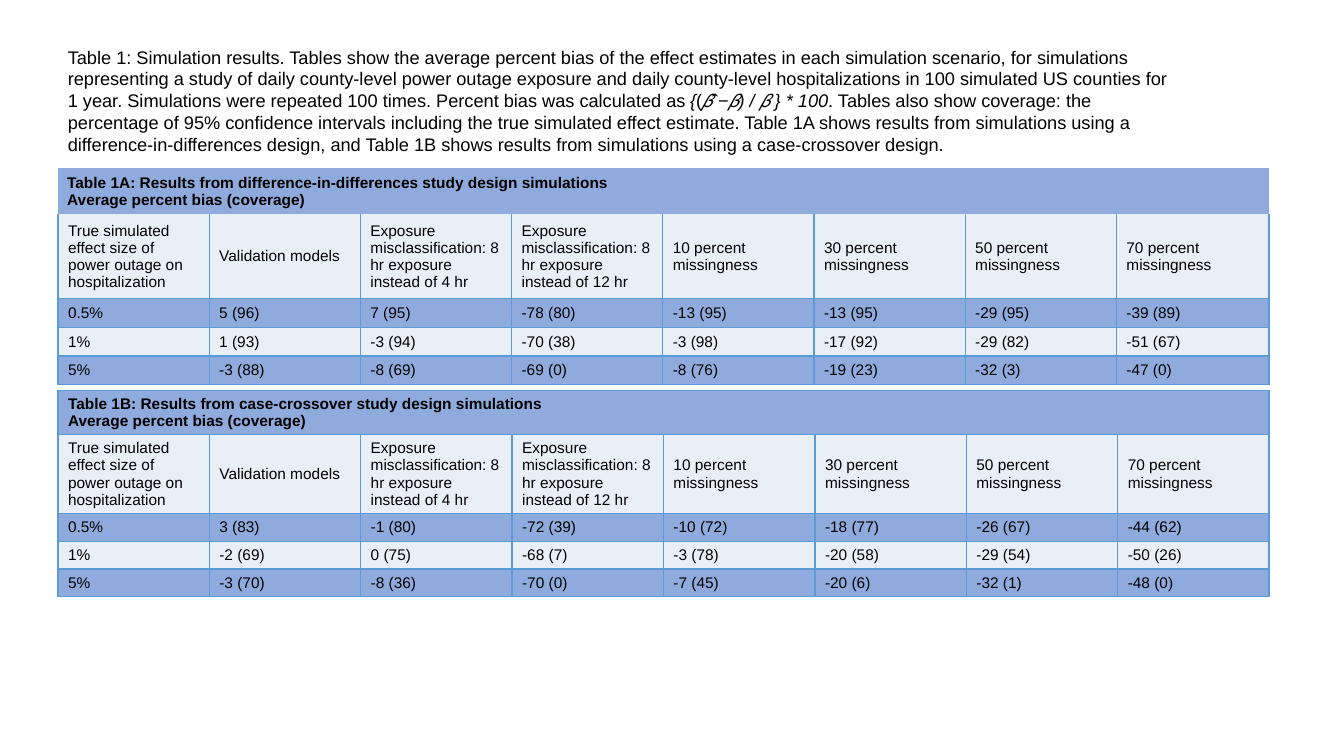
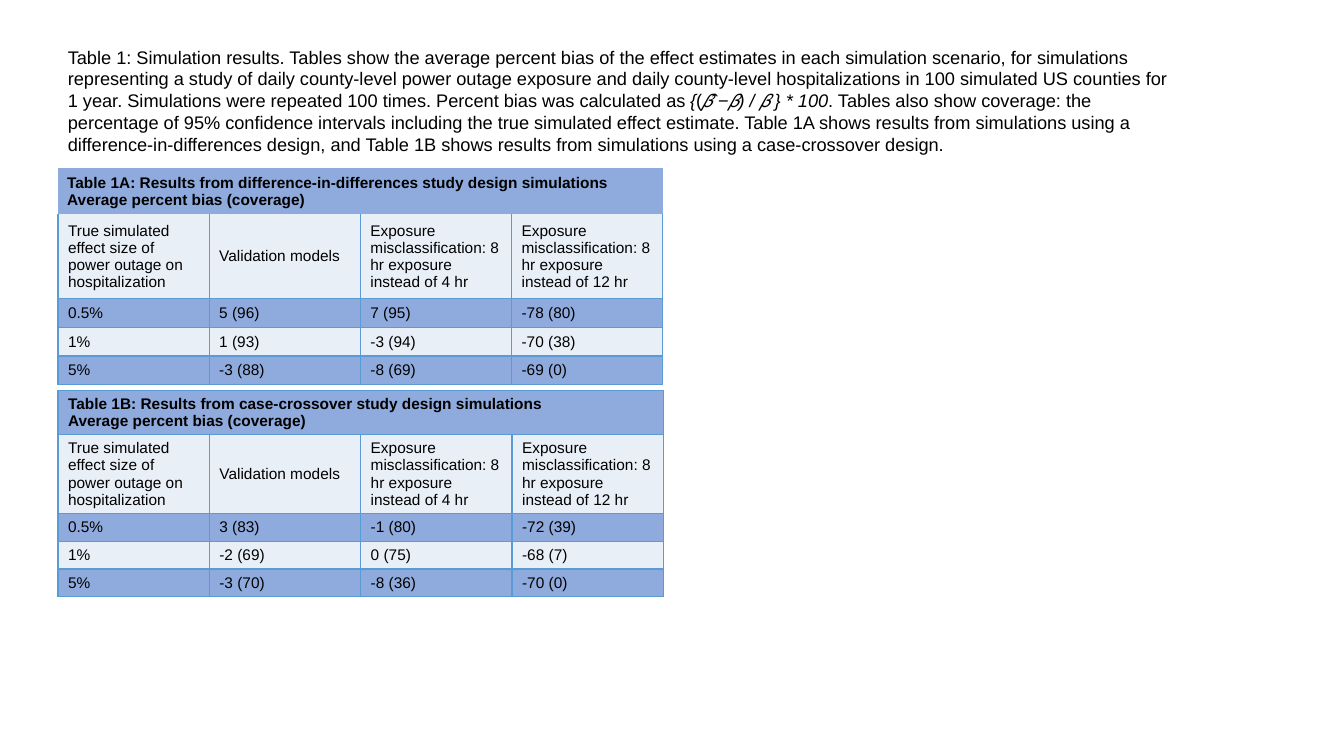
Before and after one commit to heathermcb/power_outage_exposure_simulation, a slide deck: slide 4 of figures/manual figs.pptx (slide 3 before the commit). Drawn at 1344x756 pixels with LibreOffice and Linux fonts; fonts in the diff are those of the drawing. Boxes give left, top, right and bottom in pixels: in the first picture for what was removed or moved away, otherwise in the second. Text is boxed around its words. In the diff, an @@ line names an element or a change of style, - is before the commit and + after.

```diff
--- a/figures/manual figs.pptx
+++ b/figures/manual figs.pptx
@@ table at (57, 168, 662, 385) @@
-column 5:  | 10 percent missingness | -13 (95) | -3 (98) | -8 (76)
-column 6:  | 30 percent missingness | -13 (95) | -17 (92) | -19 (23)
-column 7:  | 50 percent missingness | -29 (95) | -29 (82) | -32 (3)
-column 8:  | 70 percent missingness | -39 (89) | -51 (67) | -47 (0)
@@ table: place and size @@
-table at (57, 168, 1268, 385)
+table at (57, 168, 662, 385)
@@ table at (57, 390, 662, 607) @@
-column 5:  | 10 percent missingness | -10 (72) | -3 (78) | -7 (45)
-column 6:  | 30 percent missingness | -18 (77) | -20 (58) | -20 (6)
-column 7:  | 50 percent missingness | -26 (67) | -29 (54) | -32 (1)
-column 8:  | 70 percent missingness | -44 (62) | -50 (26) | -48 (0)
@@ table: place and size @@
-table at (57, 390, 1267, 607)
+table at (57, 390, 662, 607)
```
Also in this commit, not shown: 2 other slides changed, 3 slides added, 14 other files.
